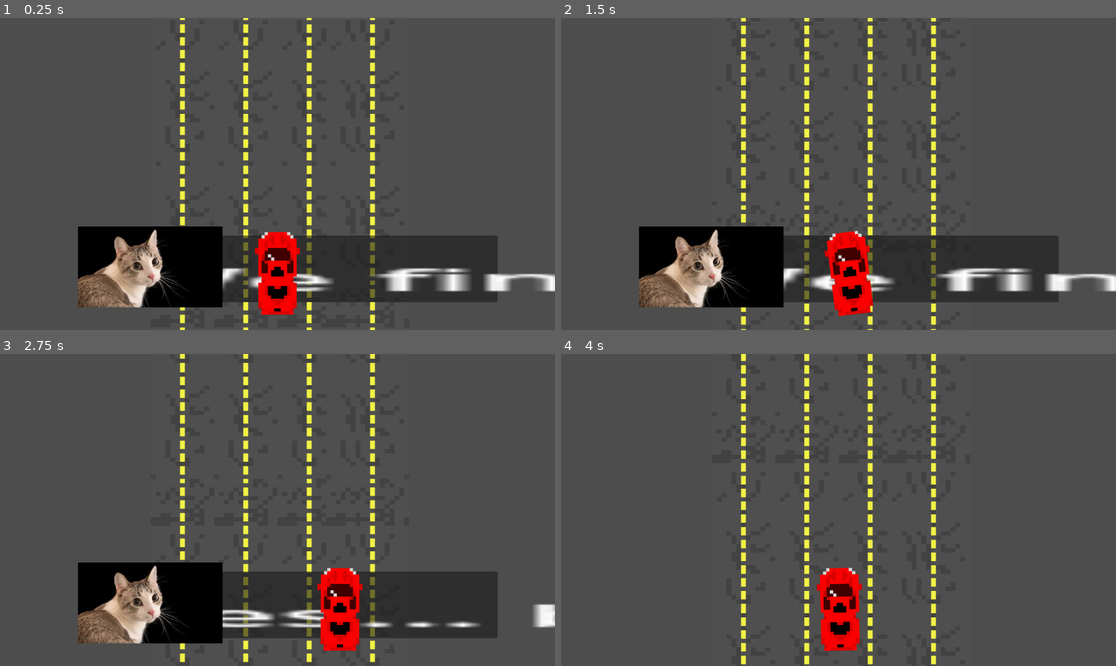
Above: before the commit, frames 1-4 (two rows, left to right).
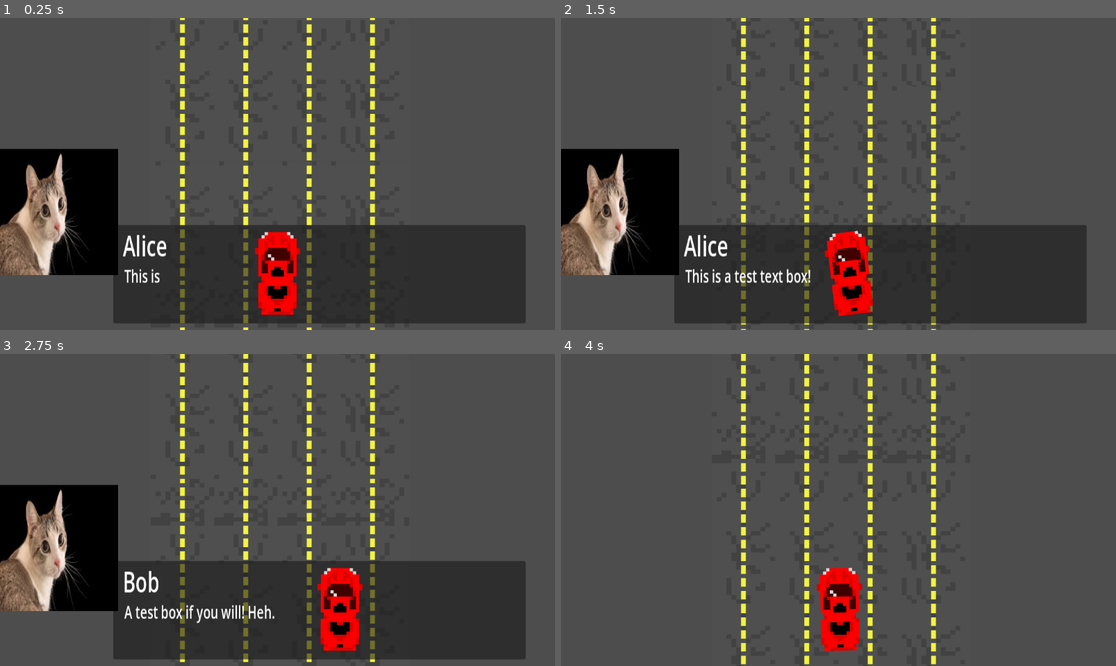
Above: after the commit, the same moments.

Repository: K-nk-ei-l/SY-25-26
Game: Godot game, scene res://game.tscn
The game is run twice, just before and just after one commit, with the same random seed, the same clock (stepped at 60 frames per second) and the same inputs.
Inputs:
- Up to frame 1 (0.25 s): no input
- Up to frame 2 (1.5 s): tap Enter (ui_accept) at 0.5, 0.77 s; hold D (ui_right) 0.53-1.28 s; hold A (ui_left) from 1.28 s (still down)
- Up to frame 3 (2.75 s): tap Enter (ui_accept) at 1.52 s; release A (ui_left) at 2.03 s; hold D (ui_right) from 2.03 s (still down)
- Up to frame 4 (4 s): tap Enter (ui_accept) at 3.02, 3.77 s; release D (ui_right) at 3.53 s; hold A (ui_left) from 3.53 s (still down)

The runs differ from the first frame. In frame 1, 21% of the frame differs, in the area x 0-100%, y 41-98%; in frame 2, 22%; in frame 3, 21%; in frame 4, nothing differs.

Commit message:
who;g.livhs3wkuyfer8dio

Diff:
--- a/auxx/dialouge_box.tscn
+++ b/auxx/dialouge_box.tscn
@@ -17,32 +17,39 @@
 offset_top = 489.0
 offset_right = 1004.0
 offset_bottom = 627.0
+scale = Vector2(1, 1.48)
 
 [node name="DialogueLabel" type="Label" parent="Panel"]
+custom_minimum_size = Vector2(800, 75)
 layout_mode = 0
-offset_left = 19.0
-offset_top = 45.0
-offset_right = 59.0
-offset_bottom = 68.0
-scale = Vector2(20.3973, 3.89591)
+offset_left = 23.0
+offset_top = 54.0541
+offset_right = 823.0
+offset_bottom = 129.054
+theme_override_font_sizes/font_size = 25
+autowrap_mode = 3
 
 [node name="NameLabel" type="Label" parent="Panel"]
+custom_minimum_size = Vector2(800, 60)
 layout_mode = 0
-offset_left = 29.0
-offset_top = 8.0
-offset_right = 635.0
-offset_bottom = 44.0
-uppercase = true
+offset_left = 20.0
+offset_top = 1.35135
+offset_right = 820.0
+offset_bottom = 61.3514
+theme_override_font_sizes/font_size = 40
 
 [node name="CharacterSprite" type="TextureRect" parent="Panel"]
+custom_minimum_size = Vector2(128, 128)
 layout_mode = 1
 anchors_preset = -1
-anchor_left = -0.018
-anchor_top = -0.138
+anchor_left = -0.187
+anchor_top = -0.653
 anchor_right = -0.018
-anchor_bottom = -0.138
-offset_left = 0.408001
-offset_top = 0.0440025
-offset_right = 0.408001
-offset_bottom = 0.0440025
+anchor_bottom = -0.073
+offset_left = -84.928
+offset_top = -87.5888
+offset_right = -101.592
+offset_bottom = -39.6288
+scale = Vector2(1.99283, 2.49352)
+expand_mode = 1
 stretch_mode = 5
--- a/auxx/game.gd
+++ b/auxx/game.gd
@@ -4,12 +4,12 @@
 	var dialogue = [
 		{
 			"name": "Alice",
-			"text": "We finally made it to the city!",
+			"text": "This is a test text box!",
 			"sprite": preload("res://download (1).jpg")
 		},
 		{
 			"name": "Bob",
-			"text": "Yes... but something feels off here.",
+			"text": "A test box if you will! Heh.",
 			"sprite": preload("res://download.jpg")
 		}
 	]
--- a/auxx/game.tscn
+++ b/auxx/game.tscn
@@ -46,3 +46,8 @@
 texture = ExtResource("3_feb5d")
 
 [node name="DialogueBox" parent="." instance=ExtResource("6_eow3j")]
+offset_left = -489.0
+offset_top = -586.0
+offset_right = -489.0
+offset_bottom = -586.0
+typing_speed = 0.02
